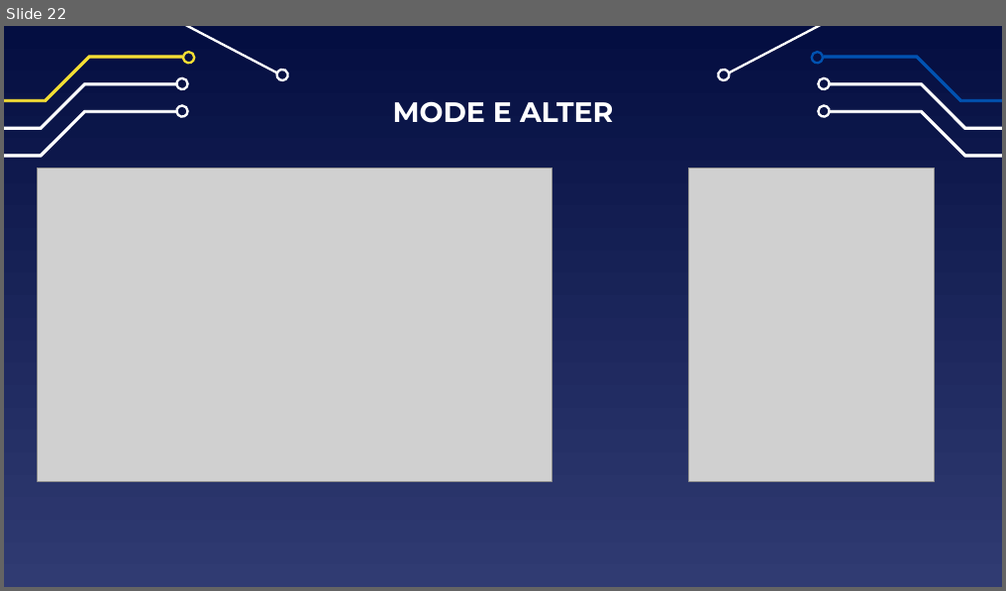
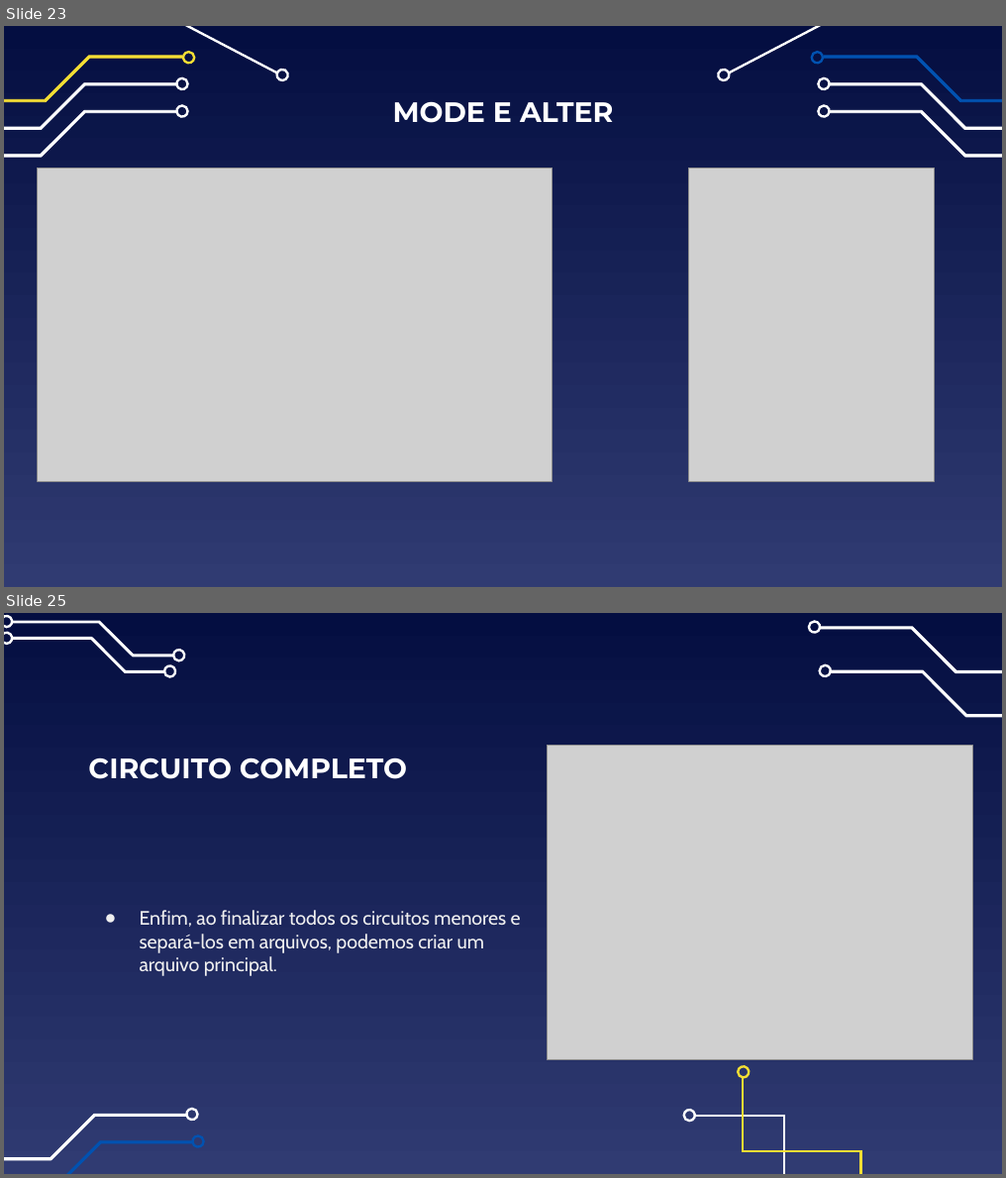
Before and after one commit to IgorTorquatto/Circuitos_Digitais, a slide deck: Trabalho_2_Circuitos_Digitais/TRABALHO - Copia.pptx. Shown one above the other, each under a label of ours: slide 22 before the commit, slides 23 and 25 after it; the slides between them are not shown. The pictures are 1006x591 and 1006x1178 pixels, drawn with LibreOffice and Linux fonts; fonts in the diff are those of the drawing; grey boxes stand for pictures. Boxes give left, top, right and bottom in pixels: in the first picture for what was removed or moved away, otherwise in the second. Text is boxed around its words. In the diff, an @@ line names an element or a change of style, - is before the commit and + after.

```diff
--- a/Trabalho_2_Circuitos_Digitais/TRABALHO - Copia.pptx
+++ b/Trabalho_2_Circuitos_Digitais/TRABALHO - Copia.pptx
@@ slide 25 added at box(4, 613, 1002, 1174), background gradient #040E41 to #303B72 @@
@@ group added at box(4, 614, 186, 676): 6 freeform shapes @@
@@ freeform shape added at box(809, 621, 822, 634), outline #FFFFFF 2.25 pt @@
@@ freeform shape added at box(819, 627, 1002, 672), fill #FFFFFF, outline #FFFFFF 0.75 pt @@
@@ freeform shape added at box(820, 665, 833, 678), outline #FFFFFF 2.25 pt @@
@@ freeform shape added at box(830, 670, 1002, 717), fill #FFFFFF, outline #FFFFFF 0.75 pt @@
@@ title added at box(88, 758, 407, 779), 27 pt, text #FFFFFF, bold @@
+CIRCUITO COMPLETO
@@ picture added at box(547, 745, 973, 1059) @@
@@ text added at box(140, 910, 521, 976), 18.7 pt, text #EFEFEF @@
+● Enfim, ao finalizar todos os circuitos menores e separá-los em arquivos, podemos criar um arquivo principal.
@@ freeform shape added at box(738, 1065, 750, 1078), outline #F5DE34 2.25 pt @@
@@ freeform shape added at box(743, 1078, 861, 1174), outline #F5DE34 2.25 pt @@
@@ freeform shape added at box(4, 1114, 187, 1160), fill #FFFFFF, outline #FFFFFF 0.75 pt @@
@@ freeform shape added at box(184, 1109, 197, 1122), outline #FFFFFF 2.25 pt @@
@@ freeform shape added at box(684, 1109, 696, 1121), outline #FFFFFF 2.25 pt @@
@@ freeform shape added at box(696, 1116, 785, 1174), outline #FFFFFF 2.25 pt @@
@@ freeform shape added at box(4, 1142, 193, 1174), fill #0152B1, outline #0152B1 0.75 pt @@
@@ freeform shape added at box(190, 1137, 203, 1149), fill #0152B1, outline #0152B1 2.25 pt @@
@@ what was slide 22 is now slide 23 @@
```
Also in this commit, not shown: 1 slide changed, 3 other slides added, 13 other files.
